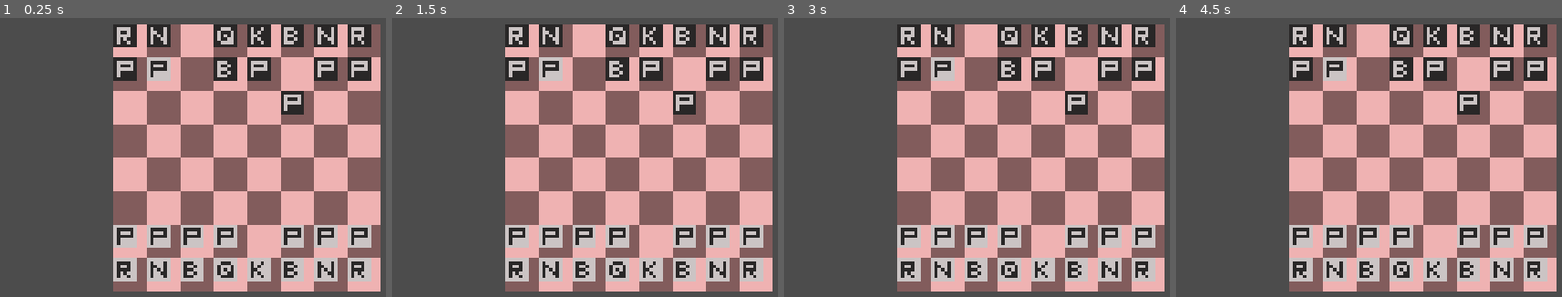
Above: before the commit, frames 1-4 (left to right).
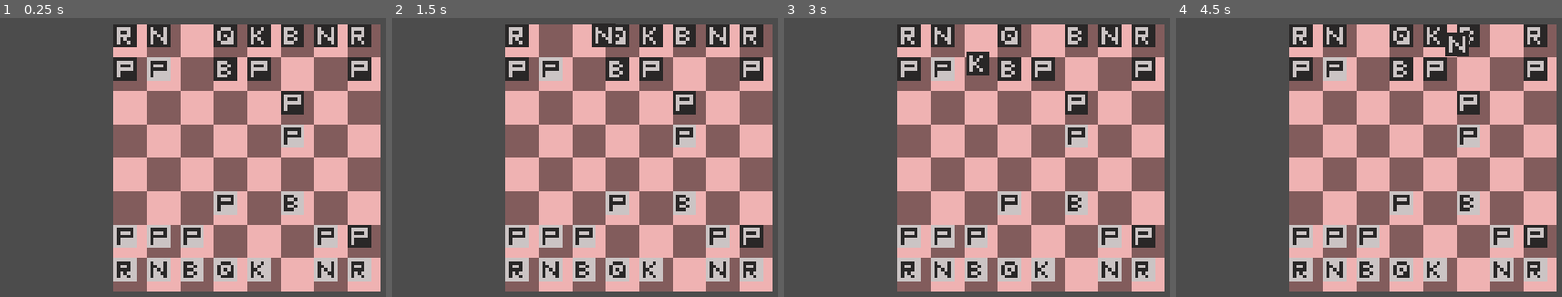
Above: after the commit, the same moments.

Repository: BumboBlast/godot-chess-engine
Game: Godot game, scene res://Game.tscn
The game is run twice, just before and just after one commit, with the same random seed, the same clock (stepped at 60 frames per second) and the same inputs. The project has no main scene, so this scene is started directly.
Inputs (mouse positions are in pixels of both pictures, inside the frame that each line leads up to):
- Up to frame 1 (0.25 s): no input
- Up to frame 2 (1.5 s): tap Enter at 0.5 s; drag from (515, 34) to (716, 34) at 0.52 s; drag from (550, 34) to (750, 34) at 1.27 s
- Up to frame 3 (3 s): move the mouse to (1007, 34) at 2.02 s; click (1007, 34) at 2.17 s; tap Space at 2.75 s; drag from (1042, 34) to (799, 140) at 2.77 s
- Up to frame 4 (4.5 s): drag from (1469, 34) to (1446, 204) at 3.52 s; drag from (1500, 34) to (1334, 68) at 4.27 s

The runs differ from the first frame. In frame 1, 4.0% of the frame differs, in the area x 55-97%, y 14-95%; in frame 2, 4.9%; in frame 3, 5.0%, in the area x 47-97%, y 2-95%; in frame 4, 4.9%.

Commit message:
tweak promote menu

Diff:
--- a/Board.gd
+++ b/Board.gd
@@ -122,13 +122,12 @@
 
 
 # instantiate piece object, store into container
-func instance_piece(name: String, parity: String):
+func instance_piece(name: String, parity: bool):
 	var newPiece = NEWPIECE.instance()
 	newPiece.set_name(increment_name(name))
 	$AllPieces.add_child(newPiece)
 
-
-	if (parity == "Dark"):
+	if (parity):
 		newPiece.parity = true
 	else:
 		newPiece.parity = false
@@ -159,7 +158,7 @@
 
 
 # adds a piece to the board (and to the piece array)
-func add_piece(name: String, parity: String, square: String):
+func add_piece(name: String, parity: bool, square: String):
 	instance_piece(name, parity)
 	place_piece(allPieces.back(), square)
 
@@ -210,22 +209,22 @@
 			var space = String(char(rank + 64)) + String(char(file + 48))
 
 			# if character is a letter
-			if (ch == 'p'): add_piece("Pawn", "Dark", space)
-			if (ch == 'P'): add_piece("Pawn", "Light", space)
-			if (ch == 'n'): add_piece("Knight", "Dark", space)
-			if (ch == 'N'): add_piece("Knight", "Light", space)
-			if (ch == 'b'): add_piece("Bishop", "Dark", space)
-			if (ch == 'B'): add_piece("Bishop", "Light", space)
-			if (ch == 'r'): add_piece("Rook", "Dark", space)
-			if (ch == 'R'): add_piece("Rook", "Light", space)
+			if (ch == 'p'): add_piece("Pawn", true, space)
+			if (ch == 'P'): add_piece("Pawn", false, space)
+			if (ch == 'n'): add_piece("Knight", true, space)
+			if (ch == 'N'): add_piece("Knight", false, space)
+			if (ch == 'b'): add_piece("Bishop", true, space)
+			if (ch == 'B'): add_piece("Bishop", false, space)
+			if (ch == 'r'): add_piece("Rook", true, space)
+			if (ch == 'R'): add_piece("Rook", false, space)
 			if (ch == 'k'):
-				add_piece("King", "Dark", space)
+				add_piece("King", true, space)
 				get_parent().black_king_space = space
 			if (ch == 'K'):
-				add_piece("King", "Light", space)
+				add_piece("King", false, space)
 				get_parent().white_king_space = space
-			if (ch == 'q'): add_piece("Queen", "Dark", space)
-			if (ch == 'Q'): add_piece("Queen", "Light", space)
+			if (ch == 'q'): add_piece("Queen", true, space)
+			if (ch == 'Q'): add_piece("Queen", false, space)
 
 			# how many spaces between next Piece
 			if (ch.is_valid_integer()):
--- a/Chess.gd
+++ b/Chess.gd
@@ -10,4 +10,4 @@
 	#$Rules/Board.loadFen("r1bqk1nr/pppp1ppp/2n5/2b1p3/2B1P3/5N2/PPPP1PPP/RNBQK2R w KQkq - 92 1435")
 	#$Rules/Board.loadFen("r1bqkb1r/2p1ppp1/2n2n1p/pp4B1/PPPPp3/5N2/4QPPP/RN2KB1R b KQkq - 0 8")
 	#$Rules/Board.loadFen("4q3/8/4P3/8/8/1N1p1n2/1N3n2/1N1Q1n2 w - - 0 1")
-	$Rules/Board.loadFen("rn1qkbnr/pP1bp1pp/5p2/8/8/8/PPPP1PPP/RNBQKBNR w KQkq - 0 5")
+	$Rules/Board.loadFen("rn1qkbnr/pP1bp2p/5p2/5P2/8/3P1B2/PPP3Pp/RNBQK1NR b KQkq - 1 9")
--- a/Piece.gd
+++ b/Piece.gd
@@ -60,19 +60,18 @@
 func find_spritepath(pieceName: String):
 
 	if (parity):
-		if (pieceName.begins_with("Pawn")): return "res://art/debug_pawn_black.png"
-		if (pieceName.begins_with("Knight")): return "res://art/debug_knight_black.png"
-		if (pieceName.begins_with("Bishop")): return "res://art/debug_bishop_black.png"
-		if (pieceName.begins_with("Rook")): return "res://art/debug_rook_black.png"
-		if (pieceName.begins_with("King")): return "res://art/debug_king_black.png"
-		if (pieceName.begins_with("Queen")): return "res://art/debug_queen_black.png"
-	if (pieceName.begins_with("Pawn")): return "res://art/debug_pawn_white.png"
-	if (pieceName.begins_with("Knight")): return "res://art/debug_knight_white.png"
-	if (pieceName.begins_with("Bishop")): return "res://art/debug_bishop_white.png"
-	if (pieceName.begins_with("Rook")): return "res://art/debug_rook_white.png"
-	if (pieceName.begins_with("King")): return "res://art/debug_king_white.png"
-	if (pieceName.begins_with("Queen")): return "res://art/debug_queen_white.png"
-
+		if ("Pawn" in pieceName): return "res://art/debug_pawn_black.png"
+		if ("Knight" in pieceName): return "res://art/debug_knight_black.png"
+		if ("Bishop" in pieceName): return "res://art/debug_bishop_black.png"
+		if ("Rook" in pieceName): return "res://art/debug_rook_black.png"
+		if ("King" in pieceName): return "res://art/debug_king_black.png"
+		if ("Queen" in pieceName): return "res://art/debug_queen_black.png"
+	if ("Pawn" in pieceName): return "res://art/debug_pawn_white.png"
+	if ("Knight" in pieceName): return "res://art/debug_knight_white.png"
+	if ("Bishop" in pieceName): return "res://art/debug_bishop_white.png"
+	if ("Rook" in pieceName): return "res://art/debug_rook_white.png"
+	if ("King" in pieceName): return "res://art/debug_king_white.png"
+	if ("Queen" in pieceName): return "res://art/debug_queen_white.png"
 
 
 
--- a/Promote Menu.gd
+++ b/Promote Menu.gd
@@ -2,6 +2,7 @@
 
 
 func _ready():
+
 	visible = false
 	$VBoxContainer/ConfirmPromotion.disabled = true
 
--- a/Promote Menu.tscn
+++ b/Promote Menu.tscn
@@ -3,7 +3,7 @@
 [ext_resource path="res://Promote Menu.gd" type="Script" id=1]
 [ext_resource path="res://art/debug_queen_black.png" type="Texture" id=2]
 [ext_resource path="res://art/debug_bishop_black.png" type="Texture" id=3]
-[ext_resource path="res://art/debug_king_black.png" type="Texture" id=4]
+[ext_resource path="res://art/debug_knight_black.png" type="Texture" id=4]
 [ext_resource path="res://art/debug_rook_black.png" type="Texture" id=5]
 [ext_resource path="res://art/debug_confirm_promotion.png" type="Texture" id=6]
 
--- a/Rules.gd
+++ b/Rules.gd
@@ -545,10 +545,11 @@
 func promote_pawn(piece, new_space):
 	for this_piece in $Board/AllPieces.get_children():
 		if (this_piece == piece):
+			var parity = this_piece.parity
+			var chosen_promotion = yield(get_parent().get_child(1).handle_promote_menu(), "completed")
+			$Board.add_piece(chosen_promotion, parity, new_space)
 			this_piece.queue_free()
-
-			var chosen_promotion = yield(get_parent().get_child(1).handle_promote_menu(), "completed")
-			$Board.add_piece(chosen_promotion, "Light", new_space)
+			update_spaces_dictionary()
 
 
 
Not shown, changed: README.md
